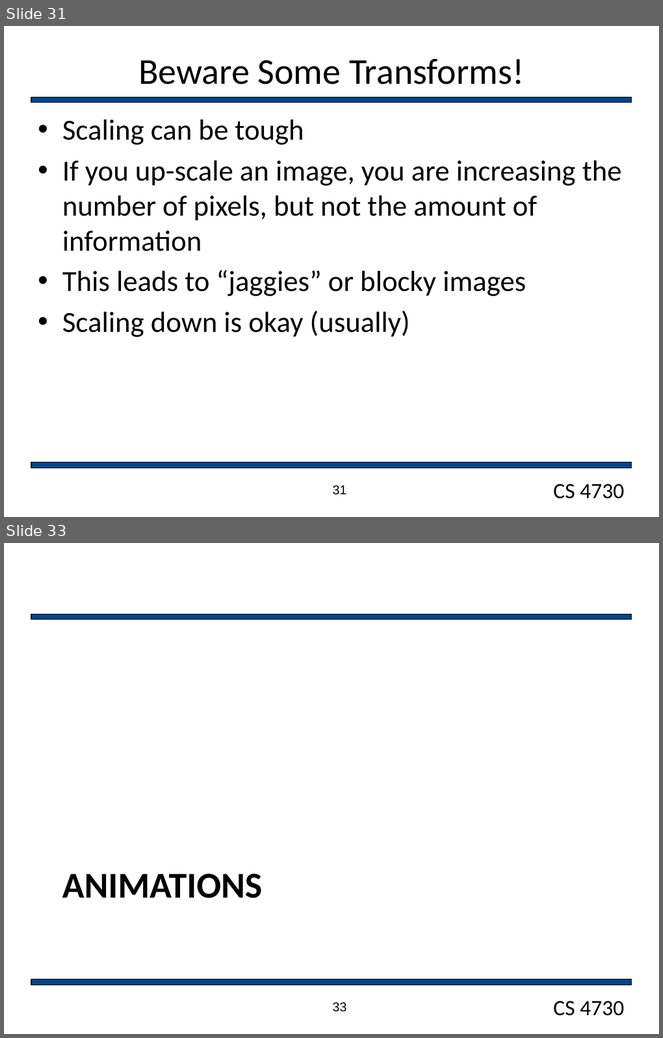
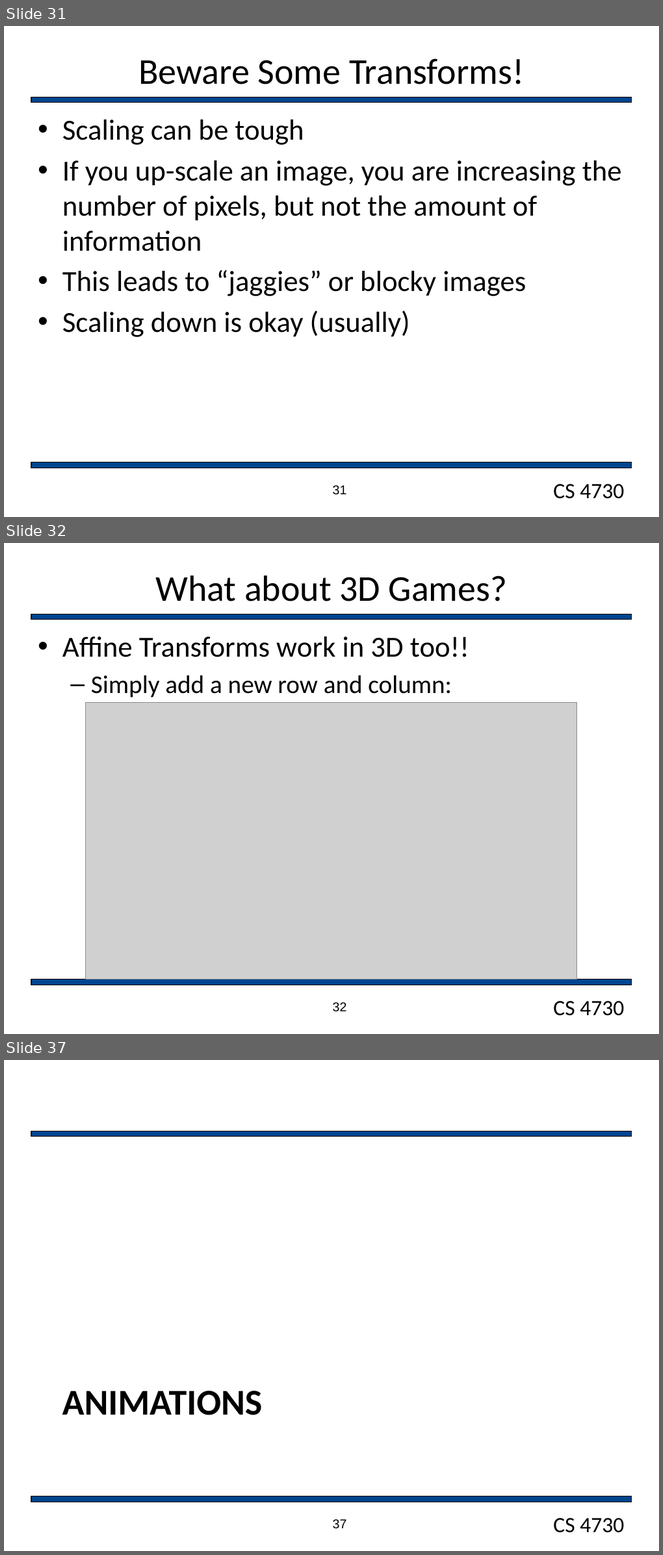
Before and after one commit to markfloryan/gamedesign, a slide deck: slides/Sprites.pptx. Shown one above the other, each under a label of ours: slides 31 and 33 before the commit, slides 31, 32 and 37 after it; the slides between them are not shown. The pictures are 663x1038 and 663x1555 pixels, drawn with LibreOffice and Linux fonts; fonts in the diff are those of the drawing; grey boxes stand for pictures; background and template pictures are left out. Boxes give left, top, right and bottom in pixels: in the first picture for what was removed or moved away, otherwise in the second. Text is boxed around its words. In the diff, an @@ line names an element or a change of style, - is before the commit and + after.

```diff
--- a/slides/Sprites.pptx
+++ b/slides/Sprites.pptx
@@ slide 32 added at (x1=4, y1=543, x2=659, y2=1034), background #FFFFFF; not listed: 3 template elements that a slide beside it also shows @@
@@ title added at (x1=155, y1=575, x2=507, y2=601), 40 pt, text #000000 @@
+What about 3D Games?
@@ text added at (x1=62, y1=637, x2=469, y2=698), 32 pt, text #000000 @@
+• Affine Transforms work in 3D too!!
+  – Simply add a new row and column:
@@ picture added at (x1=86, y1=702, x2=577, y2=979) @@
@@ page number added at (x1=333, y1=1003, x2=347, y2=1012), 14 pt, text #000000 @@
+32
@@ what was slide 33 is now slide 37 @@
@@ page number at (x1=333, y1=1520, x2=347, y2=1529): text changed @@
-33
+37
```
Also in this commit, not shown: 1 slide changed, 4 other slides added, 1 slide removed, 5 other files.
